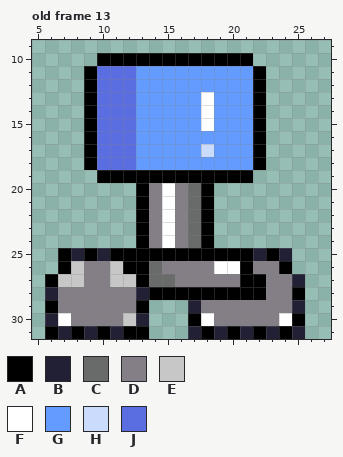
A pixel-art file gets an edit: core/sprites/RobotEnter.ase. Above is the file before it was changed.
32x32 pixels, 26 frames. Pixels under 10% opacity are left out. Colours within 5 levels of each other are drawn and written as one. Shown: old frame 13: x 5..27, y 9..31. The commit also changed other frames, which this record leaves out.
Palette (. is transparent): A #000000  B #222034  C #696a6a  D #847e87  E #c7c7c7  F #ffffff  G #639bff  H #cbdbfc  J #5b6ee1
Pixels before, old frame 13, first column x 6:
10 ....AAAAAAAAAAAA....
11 ...AJJJGGGGGGGGGA...
12 ...AJJJGGGGGGGGGA...
13 ...AJJJGGGGGFGGGA...
14 ...AJJJGGGGGFGGGA...
15 ...AJJJGGGGGFGGGA...
16 ...AJJJGGGGGGGGGA...
17 ...AJJJGGGGGHGGGA...
18 ...AJJJGGGGGGGGGA...
19 ....AAAAAAAAAAAA....
20 .......ADFDCA.......
21 .......ADFDCA.......
22 .......ADFDCA.......
23 .......ADFDCA.......
24 .......ADFDCA.......
25 .ABABAAAAAAAAAAABAB.
26 .AEDDEAACDDDDFFADDA.
27 AEEDDEEACCDDDDDAADDB
28 BDDDDDDBAAAAAAAAADDA
29 ADDDDDDA...BDDDDDDDB
30 BFDDDDEB...AFDDDDDFA
31 ABABABAA...BABABABAB
After:
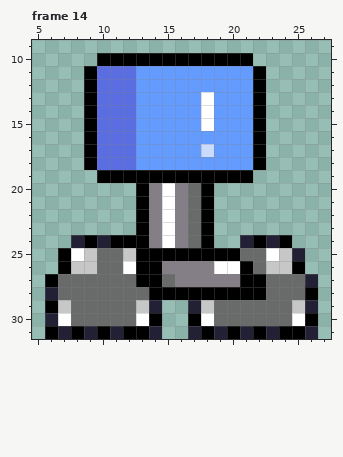
A new or re-ordered frame is compared with the old frame closest to it.
Difference:
{"change": "frames 26 -> 27"}
{"where": "frame 14 is new; against old frame 13"}
{"frame":14,"y":24,"x":8,"old":".....","new":"BABAA"}
{"frame":14,"y":24,"x":21,"old":"....","new":"BABA"}
{"frame":14,"y":25,"x":8,"old":"BABAA","new":"FECCE"}
{"frame":14,"y":25,"x":21,"old":"ABAB.","new":"CCFEB"}
{"frame":14,"y":26,"x":9,"old":"DDEA","new":"ECCF"}
{"frame":14,"y":26,"x":14,"old":"C","new":"A"}
{"frame":14,"y":26,"x":22,"old":"DDA.","new":"CEEA"}
{"frame":14,"y":27,"x":7,"old":"EEDDEE","new":"CCCCCC"}
{"frame":14,"y":27,"x":14,"old":"C","new":"A"}
{"frame":14,"y":27,"x":23,"old":"DDB.","new":"CCCB"}
{"frame":14,"y":28,"x":7,"old":"DDDDDDB","new":"CCCCCCC"}
{"frame":14,"y":28,"x":23,"old":"DDA.","new":"CCCA"}
{"frame":14,"y":29,"x":7,"old":"DDDDDDA.","new":"ECCCCCEB"}
{"frame":14,"y":29,"x":18,"old":"DDDDDDDB.","new":"ECCCCCCEB"}
{"frame":14,"y":30,"x":8,"old":"DDDDEB.","new":"CCCCCFA"}
{"frame":14,"y":30,"x":19,"old":"DDDDDFA.","new":"CCCCCCFA"}
{"frame":14,"y":31,"x":14,"old":".","new":"B"}
{"frame":14,"y":31,"x":25,"old":"B.","new":"AB"}
{"label":"changed","picture_box":[58,235,318,339]}
